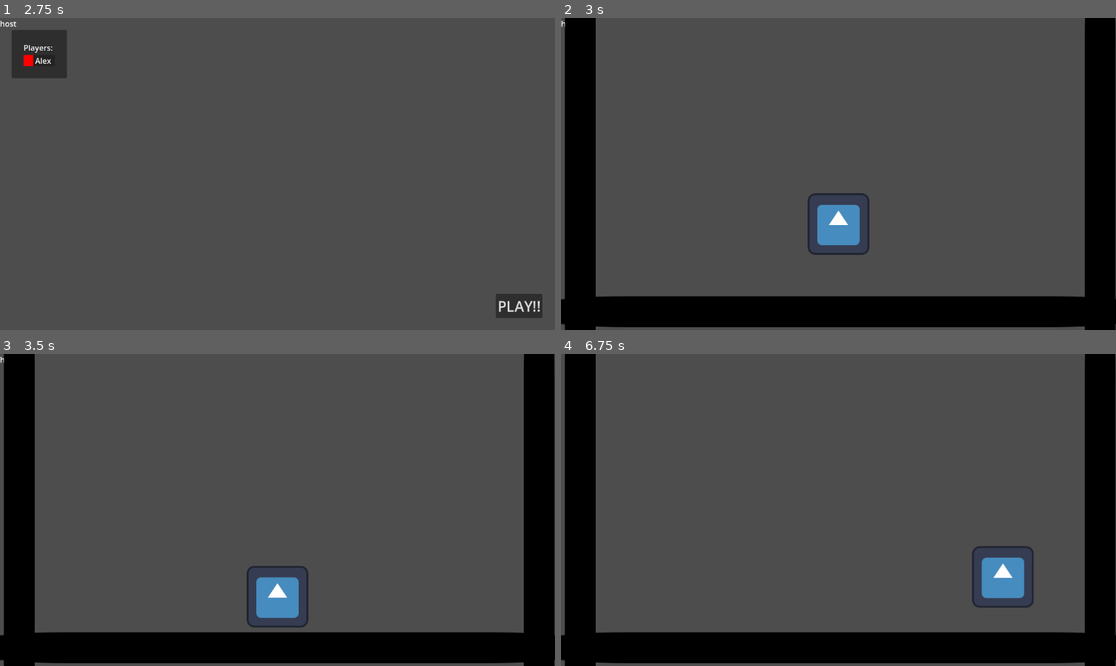
Above: before the commit, frames 1-4 (two rows, left to right).
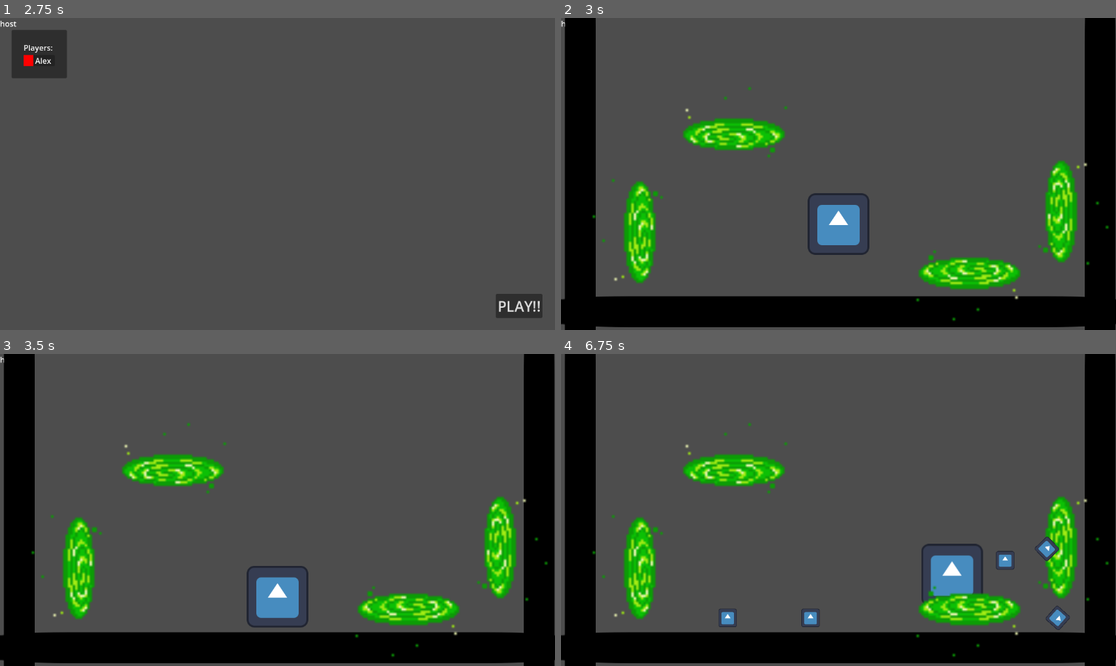
Above: after the commit, the same moments.

Repository: letoro99/CC5409-Taller-Multi
Game: Godot game, scene res://scenes/mainScreen.tscn
Two runs of this game, one before a commit and one after it. Both use one fixed random seed, a clock stepped at 60 frames per second and the inputs below. The engine's default icon, where the game draws it, is replaced by a stand-in: a white triangle on a blue panel in a dark square.
Inputs (mouse positions are in pixels of both pictures, inside the frame that each line leads up to):
- Up to frame 1 (2.75 s): click "PLAY" at 0.5 s; click (277, 158) at 1.27 s; type "Alex" at 1.35 s; click "HOST" at 2 s
- Up to frame 2 (3 s): click "PLAY!!" at 2.75 s
- Up to frame 3 (3.5 s): no input
- Up to frame 4 (6.75 s): move the mouse to (960, 494) at 3.52 s; hold D (move_right) 3.53-5.03 s; click (960, 494) at 3.6 s; tap W (jump) at 3.77, 4.52, 6.02 s; move the mouse to (727, 525) at 4.27 s; click (727, 525) at 4.35 s; move the mouse to (894, 441) at 5.02 s; hold A (move_left) 5.03-5.78 s; click (894, 441) at 5.1 s; move the mouse to (810, 572) at 5.77 s; hold D (move_right) from 5.78 s (still down); click (810, 572) at 5.85 s; move the mouse to (1005, 556) at 6.52 s; click (1005, 556) at 6.6 s

Frame 1 is identical in both runs. In frame 2, 6.3% of the frame differs, in the area x 5-99%, y 22-98%; in frame 3, 6.3%; in frame 4, 8.9%.
Error in both runs: Cannot call method 'get_unique_id' on a null value. (res://scenes/menus/lobbyScreen.gd:105)

Commit message:
Add portals that works with rigidbody and characterbody

Diff:
--- a/project.godot
+++ b/project.godot
@@ -36,3 +36,8 @@
 "events": [Object(InputEventKey,"resource_local_to_scene":false,"resource_name":"","device":-1,"window_id":0,"alt_pressed":false,"shift_pressed":false,"ctrl_pressed":false,"meta_pressed":false,"pressed":false,"keycode":0,"physical_keycode":87,"key_label":0,"unicode":119,"echo":false,"script":null)
 ]
 }
+shoot={
+"deadzone": 0.5,
+"events": [Object(InputEventMouseButton,"resource_local_to_scene":false,"resource_name":"","device":-1,"window_id":0,"alt_pressed":false,"shift_pressed":false,"ctrl_pressed":false,"meta_pressed":false,"button_mask":1,"position":Vector2(168, 13),"global_position":Vector2(176, 97),"factor":1.0,"button_index":1,"pressed":true,"double_click":false,"script":null)
+]
+}
--- a/scenes/game/characters/character.gd
+++ b/scenes/game/characters/character.gd
@@ -7,8 +7,12 @@
 const DECELERATION = 2
 var gravity = ProjectSettings.get_setting("physics/2d/default_gravity")
 
+# RigidBody2D node for testing REMOVE IN THE FUTURE
+@onready var bola = preload("res://scenes/game/portals/bola.tscn")
+
 # Character Variable
 var directionMove : Vector2
+var angleVelocity : float = 0.0
 
 func _handle_movement_input() -> void:
 	directionMove = Vector2.ZERO
@@ -21,8 +25,18 @@
 	if Input.is_action_pressed("jump"):
 		directionMove += Vector2.UP
 
+	if Input.is_action_just_pressed("shoot"):
+		var element = bola.instantiate()
+		element.global_position = get_global_mouse_position()
+		get_tree().root.get_node("main").add_child(element)
+
 func _handle_inputs() -> void:
 	_handle_movement_input()
+
+func transportate(in_portal: Portal, out_portal: Portal):
+	global_position = out_portal.global_position
+	var inverse_inPortal_normal = in_portal.normal_portal
+	velocity = velocity.rotated(inverse_inPortal_normal.angle_to(out_portal.normal_portal) + deg_to_rad(90))
 
 func _physics_process(delta):
 	_handle_inputs()
@@ -32,7 +46,7 @@
 		velocity.y += gravity * delta
 
 	# Handle Jump.
-	if directionMove.y != 0 and is_on_floor():
+	if is_on_floor() and directionMove.y != 0:
 		velocity.y = JUMP_VELOCITY
 
 	# Using only the horizontal velocity, sample towards the input.
--- a/scenes/game/main.tscn
+++ b/scenes/game/main.tscn
@@ -1,7 +1,8 @@
-[gd_scene load_steps=4 format=3 uid="uid://db2u68ln3gbvr"]
+[gd_scene load_steps=5 format=3 uid="uid://db2u68ln3gbvr"]
 
 [ext_resource type="Texture2D" uid="uid://28o033rodqwi" path="res://icon.svg" id="1_rb0hy"]
 [ext_resource type="PackedScene" uid="uid://cgmsb2w2b8xoq" path="res://scenes/game/characters/character.tscn" id="2_x0e3i"]
+[ext_resource type="PackedScene" uid="uid://v607igbkkayu" path="res://scenes/game/portals/portal.tscn" id="3_va0dv"]
 
 [sub_resource type="RectangleShape2D" id="RectangleShape2D_mv8ea"]
 size = Vector2(1159, 74)
@@ -48,3 +49,29 @@
 
 [node name="character" parent="." instance=ExtResource("2_x0e3i")]
 position = Vector2(576, 413)
+
+[node name="portal" parent="." node_paths=PackedStringArray("another_portal") instance=ExtResource("3_va0dv")]
+position = Vector2(166, 445)
+another_portal = NodePath("../portal2")
+metadata/_edit_group_ = true
+
+[node name="portal2" parent="." node_paths=PackedStringArray("another_portal") instance=ExtResource("3_va0dv")]
+position = Vector2(359, 244)
+rotation = 1.5708
+another_portal = NodePath("../portal")
+normal_portal = Vector2(0, 1)
+metadata/_edit_group_ = true
+
+[node name="portal3" parent="." node_paths=PackedStringArray("another_portal") instance=ExtResource("3_va0dv")]
+position = Vector2(1036, 402)
+rotation = 3.14159
+another_portal = NodePath("../portal4")
+normal_portal = Vector2(-1, 0)
+metadata/_edit_group_ = true
+
+[node name="portal4" parent="." node_paths=PackedStringArray("another_portal") instance=ExtResource("3_va0dv")]
+position = Vector2(848, 528)
+rotation = -1.5708
+another_portal = NodePath("../portal3")
+normal_portal = Vector2(0, 1)
+metadata/_edit_group_ = true
--- /dev/null
+++ b/scenes/game/portals/bola.gd
@@ -0,0 +1,16 @@
+extends RigidBody2D
+
+var isTeleporting : bool = false
+var outPortal : Portal
+
+func transportate(in_portal: Portal, out_portal: Portal):
+	isTeleporting = true
+	outPortal = out_portal
+
+func _integrate_forces(physics_state: PhysicsDirectBodyState2D):
+	if isTeleporting:
+		var exitSpeed = max(abs(linear_velocity.x), abs(linear_velocity.y))
+		linear_velocity = Vector2.ZERO
+		apply_central_impulse(outPortal.normal_portal * exitSpeed)
+		physics_state.transform = Transform2D(0.0, outPortal.global_position)
+		isTeleporting = false
--- /dev/null
+++ b/scenes/game/portals/bola.tscn
@@ -0,0 +1,17 @@
+[gd_scene load_steps=4 format=3 uid="uid://c05fn1pe3drb6"]
+
+[ext_resource type="Texture2D" uid="uid://28o033rodqwi" path="res://icon.svg" id="1_2hl2e"]
+[ext_resource type="Script" path="res://scenes/game/portals/bola.gd" id="1_uo4jn"]
+
+[sub_resource type="CircleShape2D" id="CircleShape2D_lviod"]
+radius = 25.02
+
+[node name="bola" type="RigidBody2D"]
+script = ExtResource("1_uo4jn")
+
+[node name="CollisionShape2D" type="CollisionShape2D" parent="."]
+shape = SubResource("CircleShape2D_lviod")
+
+[node name="Sprite2D" type="Sprite2D" parent="."]
+scale = Vector2(0.3, 0.3)
+texture = ExtResource("1_2hl2e")
--- /dev/null
+++ b/scenes/game/portals/portal.gd
@@ -0,0 +1,33 @@
+class_name Portal
+extends Node2D
+
+var canTeleport : bool = true
+
+@onready var raycast : RayCast2D = $RayCast2D
+@onready var sprite = $Sprite2D
+@onready var area = $Area2D
+@onready var timer = $Timer
+
+@export var another_portal : Portal
+@export var normal_portal : Vector2 = Vector2(1,0)
+@export var time_portal_disable : float = 0.4
+
+func disabling_portal():
+	canTeleport = false
+	await get_tree().create_timer(time_portal_disable).timeout
+	canTeleport = true
+
+func on_area_body_entered(body: Node2D) -> void:
+	if canTeleport:
+		disabling_portal()
+		another_portal.disabling_portal()
+		body.transportate(self, another_portal)
+
+
+# Called when the node enters the scene tree for the first time.
+func _ready():
+	area.body_entered.connect(on_area_body_entered)
+
+# Called every frame. 'delta' is the elapsed time since the previous frame.
+func _process(_delta: float) -> void:
+	pass
--- /dev/null
+++ b/scenes/game/portals/portal.tscn
@@ -0,0 +1,27 @@
+[gd_scene load_steps=4 format=3 uid="uid://v607igbkkayu"]
+
+[ext_resource type="Script" path="res://scenes/game/portals/portal.gd" id="1_r583i"]
+[ext_resource type="Texture2D" uid="uid://cgjqljlrgw3hh" path="res://assets/portals/Green Portal Sprite Sheet.png" id="2_fnnle"]
+
+[sub_resource type="CapsuleShape2D" id="CapsuleShape2D_3sq2s"]
+radius = 18.0
+height = 178.0
+
+[node name="portal" type="Node2D"]
+script = ExtResource("1_r583i")
+
+[node name="RayCast2D" type="RayCast2D" parent="."]
+
+[node name="Sprite2D" type="Sprite2D" parent="."]
+position = Vector2(0, -20)
+scale = Vector2(5, 5)
+texture = ExtResource("2_fnnle")
+hframes = 8
+vframes = 3
+
+[node name="Timer" type="Timer" parent="."]
+
+[node name="Area2D" type="Area2D" parent="."]
+
+[node name="CollisionShape2D" type="CollisionShape2D" parent="Area2D"]
+shape = SubResource("CapsuleShape2D_3sq2s")
Binary file added: assets/portals/Green Portal Sprite Sheet.png
Not shown, added: assets/portals/Green Portal Sprite Sheet.png.import
Binary file added: assets/portals/Purple Portal Sprite Sheet.png
Not shown, added: assets/portals/Purple Portal Sprite Sheet.png.import
